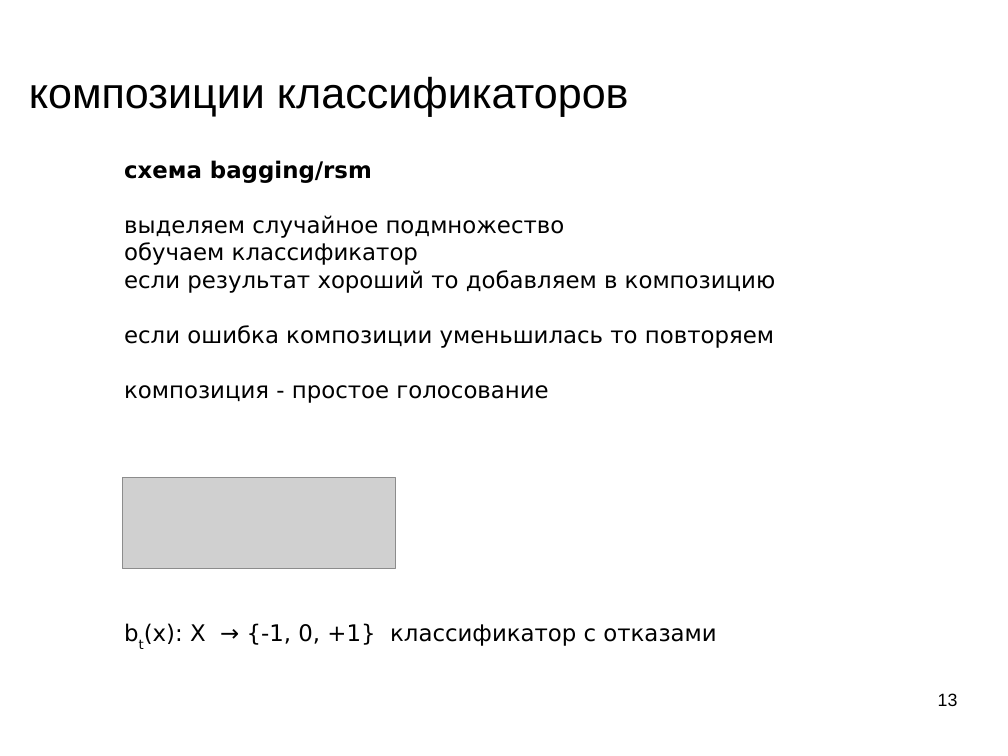
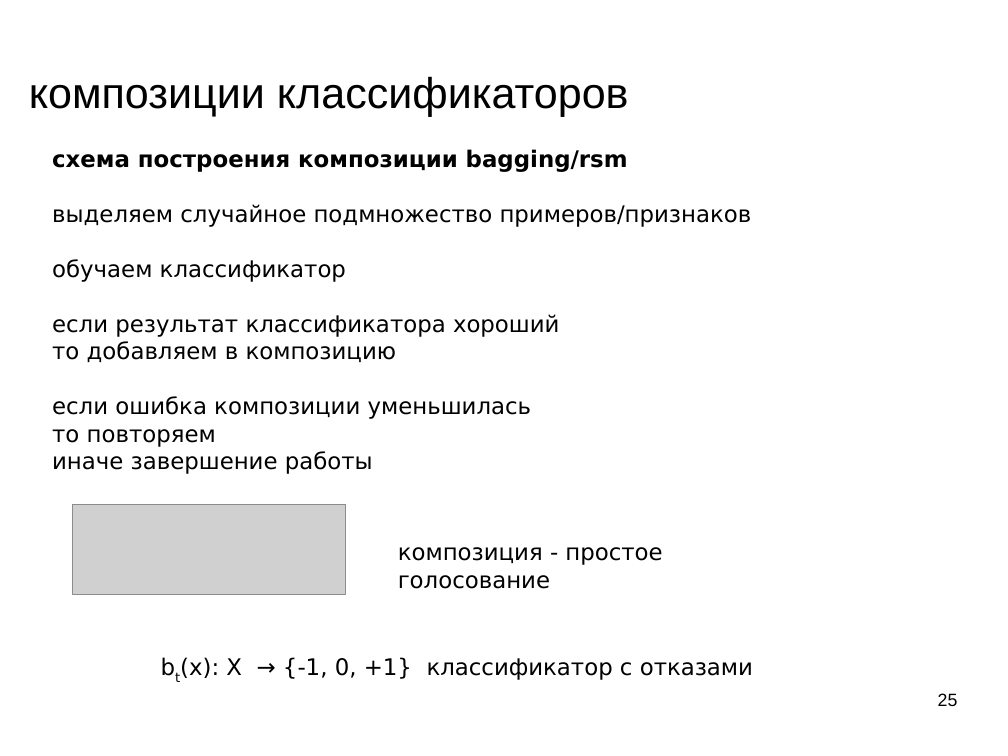
Before and after one commit to mechanoid5/ml_lectorium_legacy, a slide deck: slide 25 of 11-boost.odp (slide 13 before the commit). Drawn at 1008x756 pixels with LibreOffice and Linux fonts; fonts in the diff are those of the drawing; grey boxes stand for pictures; background and template pictures are left out. Boxes give left, top, right and bottom in pixels: in the first picture for what was removed or moved away, otherwise in the second. Text is boxed around its words. In the diff, an @@ line names an element or a change of style, - is before the commit and + after.

```diff
--- a/11-boost.odp
+++ b/11-boost.odp
@@ text "схема построения композиции bagging/rsm": place and size @@
-text "схема построения композиции bagging/rsm" at <box>124,160,776,403</box>
+text "схема построения композиции bagging/rsm" at <box>52,149,752,474</box>
@@ text at <box>52,149,752,227</box>: text changed @@
-схема bagging/rsm
-выделяем случайное подмножество
+схема построения композиции bagging/rsm
+выделяем случайное подмножество примеров/признаков
@@ text at <box>52,314,560,474</box>: text changed @@
-если результат хороший то добавляем в композицию
-если ошибка композиции уменьшилась то повторяем
-композиция - простое голосование
+если результат классификатора хороший
+то добавляем в композицию
+если ошибка композиции уменьшилась
+то повторяем
+иначе завершение работы
@@ picture: place and size @@
-picture at <box>123,478,395,569</box>
+picture at <box>73,504,346,595</box>
@@ text added at <box>398,547,662,589</box>, 18 pt, text #000000 @@
+композиция - простое голосование
@@ text "bt(x): X → {-1, 0, ...": place and size @@
-text "bt(x): X → {-1, 0, ..." at <box>144,623,716,646</box>
+text "bt(x): X → {-1, 0, ..." at <box>180,657,753,680</box>
@@ page number at <box>938,693,958,706</box>: text changed @@
-13
+25
```
Also in this commit, not shown: 10 other slides changed, 13 slides added, 1 other file.
